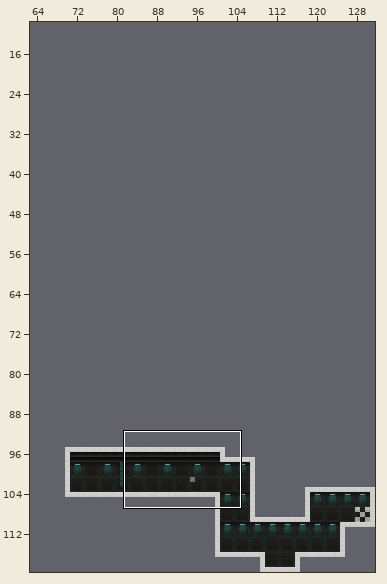
Tiled map: Assets/Resources/Levels/level1.tmx. Above, an overview of the earlier version with the close-up marked.
Close-up. The starting point:
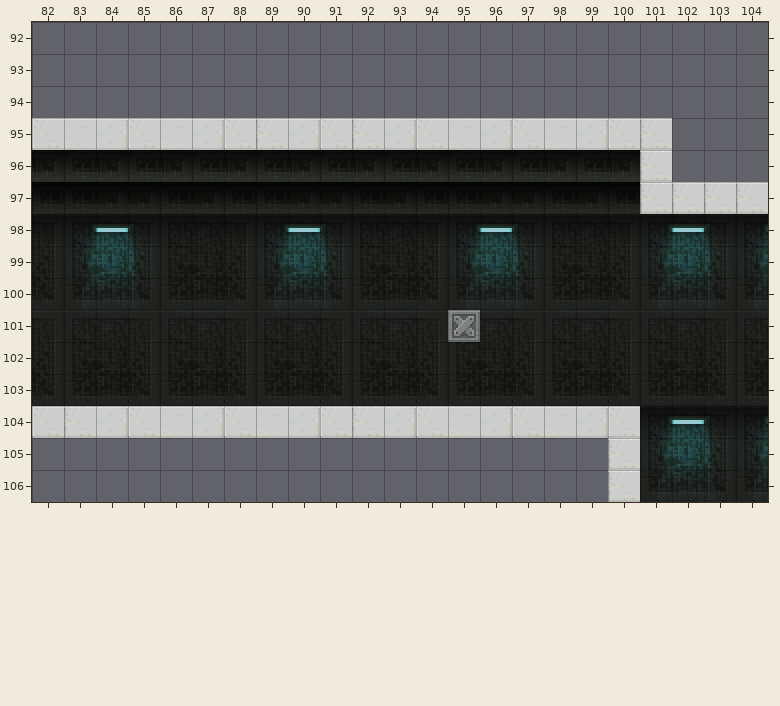
Cells are 32x32 px. Shown: x 82..104, y 92..106.
Now the later version:
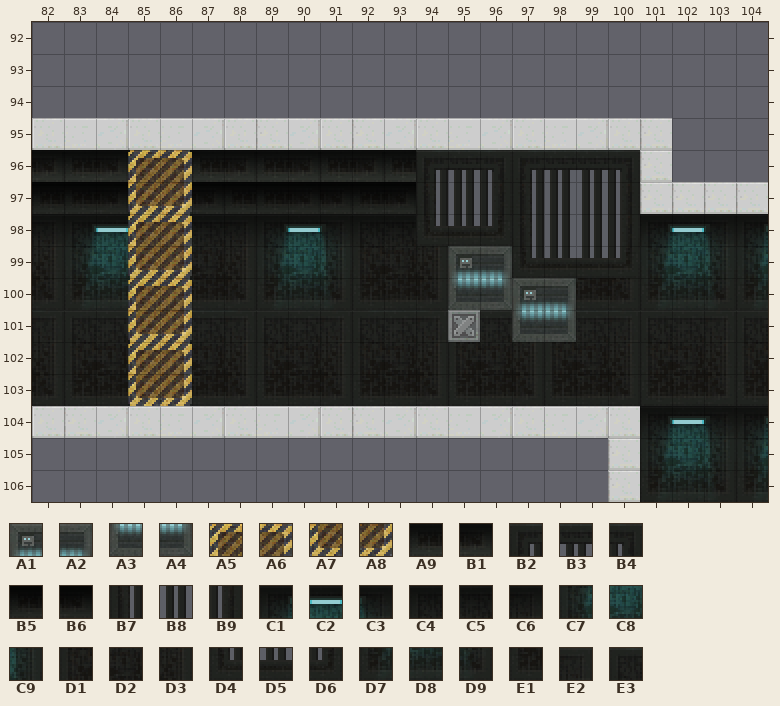
Key: from "scifi": A1 70, A2 71, A3 105, A4 106, A5 145, A6 146, A7 180, A8 181, A9 490, B1 491, B2 504, B3 505, B4 507, B5 525, B6 526, B7 539, B8 540, B9 542, C1 560, C2 561, C3 562, C4 563, C5 564, C6 565, C7 595, C8 596, C9 597, D1 598, D2 599, D3 600, D4 609, D5 610, D6 612, D7 630, D8 631, D9 632, E1 633, E2 667, E3 668.
__ is an empty cell.
Tiles of an added or newly shown layer are drawn over the layers below it.
See-through tiles are keyed as they look on the map.
The edit:
Layer "Background":
Tile A1 replaces tile C7 in row 99 at x 95.
Tile A1 replaces tile D9 in row 100 at x 97.
Tile A2 replaces tile C8 in row 99 at x 96.
Tile A2 replaces tile E1 in row 100 at x 98.
Tile A3 replaces tile D7 in row 100 at x 95.
Tile A3 replaces tile E2 in row 101 at x 97.
Tile A4 replaces tile D8 in row 100 at x 96.
Tile A4 replaces tile E3 in row 101 at x 98.
Tile B2 replaces tile A9 in row 96 at x 97.
Tile B2 replaces tile B1 in row 96 at x 94.
Tile B3 replaces tile A9 in row 96 at x 95 and 99.
Tile B3 replaces tile B1 in row 96 at x 98.
Tile B4 replaces tile B1 in row 96 at x 96 and 100.
Tile B7 replaces tile B5 in row 97 at x 94.
Tile B7 replaces tile B6 in row 97 at x 97.
Tile B7 replaces tile C3 in row 98 at x 97.
Tile B8 replaces tile B5 in row 97 at x 95 and 98.
Tile B8 replaces tile B6 in row 97 at x 99.
Tile B8 replaces tile C4 in row 98 at x 98.
Tile B8 replaces tile C5 in row 98 at x 99.
Tile B9 replaces tile B5 in row 97 at x 100.
Tile B9 replaces tile B6 in row 97 at x 96.
Tile B9 replaces tile C6 in row 98 at x 100.
Tile D4 replaces tile C6 in row 98 at x 94.
Tile D4 replaces tile C9 in row 99 at x 97.
Tile D5 replaces tile C1 in row 98 at x 95.
Tile D5 replaces tile D1 in row 99 at x 98.
Tile D5 replaces tile D2 in row 99 at x 99.
Tile D6 replaces tile C2 in row 98 at x 96.
Tile D6 replaces tile D3 in row 99 at x 100.
Layer "DestroyableObjects" (added):
Tile A5 is added in row 96 at x 85; in row 98 at x 85; in row 100 at x 85; in row 102 at x 85.
Tile A6 is added in row 96 at x 86; in row 98 at x 86; in row 100 at x 86; in row 102 at x 86.
Tile A7 is added in row 97 at x 85; in row 99 at x 85; in row 101 at x 85; in row 103 at x 85.
Tile A8 is added in row 97 at x 86; in row 99 at x 86; in row 101 at x 86; in row 103 at x 86.
Where, in picture pixels (left, top, right, bottom), the same in both close-ups:
added: (128, 150, 192, 406)
changed: (416, 150, 640, 342)
